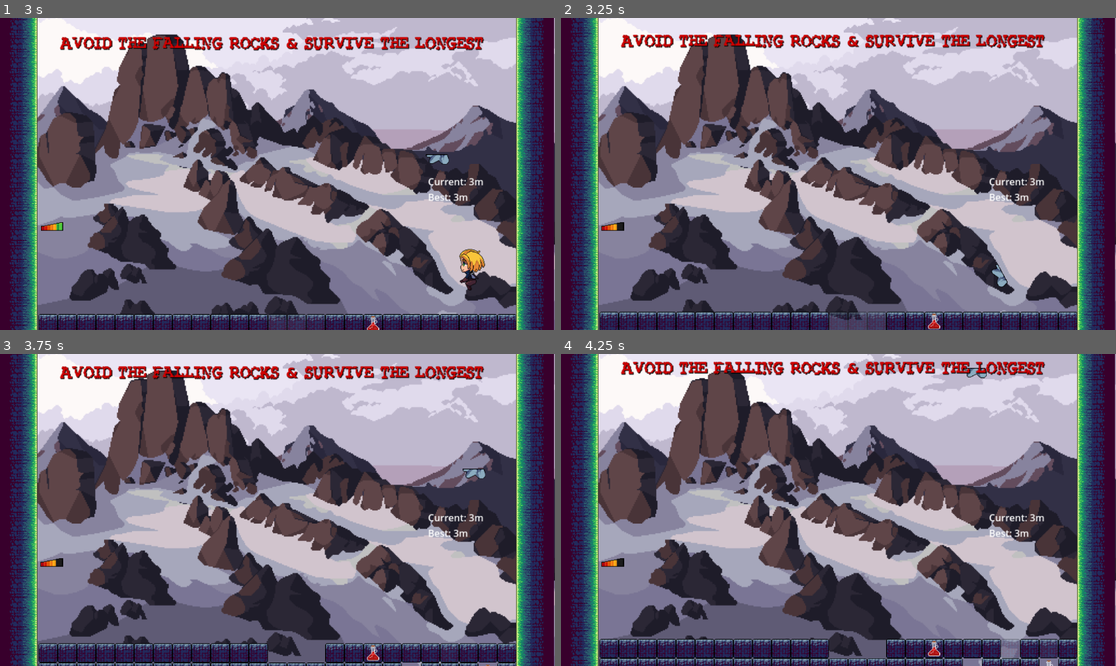
Above: before the commit, frames 1-4 (two rows, left to right).
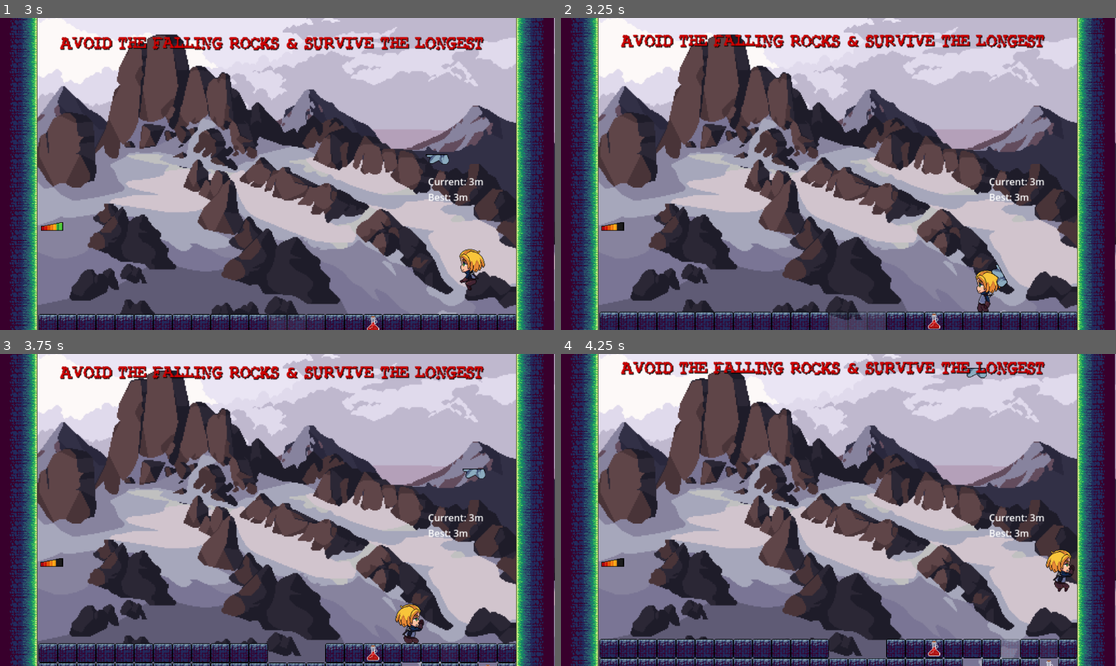
Above: after the commit, the same moments.

Repository: cXLilithXc/Assignement5GP
Game: Godot game, scene res://Scenes/main_menu.tscn
Two runs of this game, one before a commit and one after it. Both use one fixed random seed, a clock stepped at 60 frames per second and the inputs below.
Inputs:
- Up to frame 1 (3 s): click "Start Game" at 0.5 s; tap Enter (ui_accept) at 1.25, 1.52, 2.27 s; hold Right (ui_right) 1.28-2.78 s; hold Left (ui_left) from 2.78 s (still down)
- Up to frame 2 (3.25 s): keep holding Left (ui_left)
- Up to frame 3 (3.75 s): release Left (ui_left) at 3.53 s; hold Right (ui_right) from 3.53 s (still down)
- Up to frame 4 (4.25 s): keep holding Right (ui_right); tap Enter (ui_accept) at 3.77 s

Frame 1 is identical in both runs. In frame 2, 0.4% of the frame differs, in the area x 74-80%, y 80-95%; in frame 3, 0.4%, in the area x 71-77%, y 79-93%; in frame 4, 0.4%.

Commit message:
player hurt animation worksw

Diff:
--- a/Scenes/boulder_dash.tscn
+++ b/Scenes/boulder_dash.tscn
@@ -15,10 +15,40 @@
 [ext_resource type="Texture2D" uid="uid://yax4b6flqnfm" path="res://Assets/third hit.png" id="8_q463n"]
 [ext_resource type="Theme" uid="uid://d213qxnwhb3cj" path="res://Fonts/title_theme.tres" id="10_j6osf"]
 [ext_resource type="Script" uid="uid://kho87xuiw04i" path="res://Scripts/game_over_zone.gd" id="10_kabln"]
+[ext_resource type="Texture2D" uid="uid://hwxu1ctsvbhi" path="res://Assets/Character/Hurt.png" id="13_a077b"]
 [ext_resource type="PackedScene" uid="uid://bu88b26kcp1pp" path="res://Scenes/health_potion.tscn" id="16_nrhpg"]
 
 [sub_resource type="RectangleShape2D" id="RectangleShape2D_p6a4y"]
 size = Vector2(32, 1996)
+
+[sub_resource type="AtlasTexture" id="AtlasTexture_q463n"]
+atlas = ExtResource("13_a077b")
+region = Rect2(0, 0, 128, 128)
+
+[sub_resource type="AtlasTexture" id="AtlasTexture_tlvex"]
+atlas = ExtResource("13_a077b")
+region = Rect2(128, 0, 128, 128)
+
+[sub_resource type="AtlasTexture" id="AtlasTexture_83la7"]
+atlas = ExtResource("13_a077b")
+region = Rect2(256, 0, 128, 128)
+
+[sub_resource type="SpriteFrames" id="SpriteFrames_s0dfq"]
+animations = [{
+"frames": [{
+"duration": 1.0,
+"texture": SubResource("AtlasTexture_q463n")
+}, {
+"duration": 1.0,
+"texture": SubResource("AtlasTexture_tlvex")
+}, {
+"duration": 1.0,
+"texture": SubResource("AtlasTexture_83la7")
+}],
+"loop": true,
+"name": &"blink",
+"speed": 5.0
+}]
 
 [sub_resource type="RectangleShape2D" id="RectangleShape2D_tkyk6"]
 size = Vector2(813, 36)
@@ -151,6 +181,12 @@
 
 [node name="MainCharacter" parent="." instance=ExtResource("3_x35cg")]
 position = Vector2(3, 14)
+
+[node name="hurt" type="AnimatedSprite2D" parent="MainCharacter"]
+visible = false
+position = Vector2(8, -26)
+sprite_frames = SubResource("SpriteFrames_s0dfq")
+animation = &"blink"
 
 [node name="HealthPotion" parent="MainCharacter" instance=ExtResource("16_nrhpg")]
 visible = false
--- a/Scripts/CharacterBody2D.gd
+++ b/Scripts/CharacterBody2D.gd
@@ -2,6 +2,7 @@
 
 @onready var animatedSprite = $AnimatedSprite2D
 @onready var health_bar = get_parent().get_node("Camera2D/HealthBar")
+@onready var blink_effect = $hurt
 var health := 4
 var is_invincible := false
 const SPEED = 300.0
@@ -80,14 +81,15 @@
 	is_invincible = false
 
 
-
 func blink():
-	for i in range(10):
-		animatedSprite.visible = false
-		await get_tree().create_timer(0.1).timeout
-		animatedSprite.visible = true
-		await get_tree().create_timer(0.1).timeout
-
+	print("blink")
+	animatedSprite.visible = false
+	blink_effect.visible = true
+	blink_effect.play("blink")
+	await get_tree().create_timer(3.0).timeout
+	blink_effect.stop()
+	blink_effect.visible = false
+	animatedSprite.visible = true
 
 func update_health_bar():
 	# Hide all damage states
Not shown: 1 places in Scenes/boulder_dash.tscn that only renumber resources
